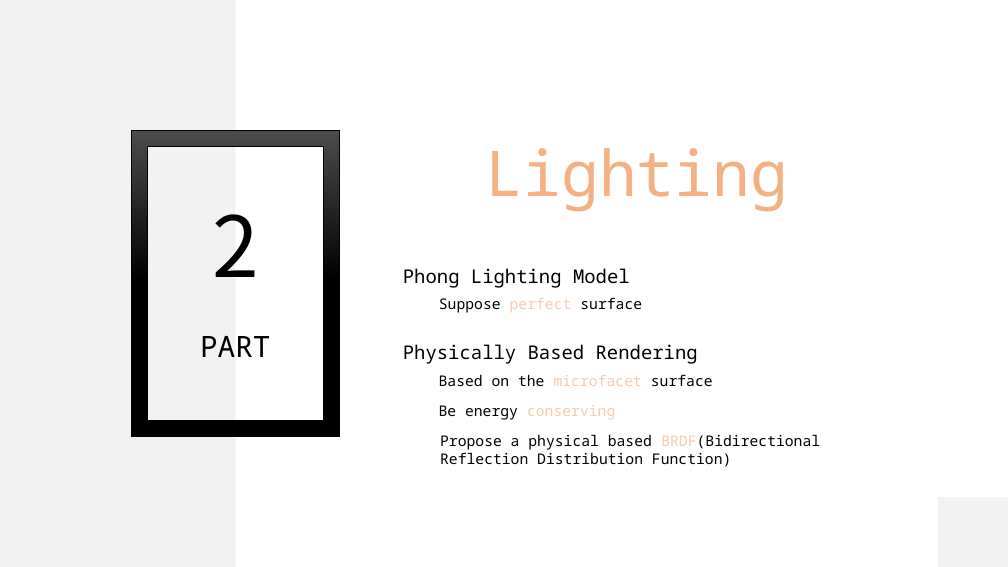
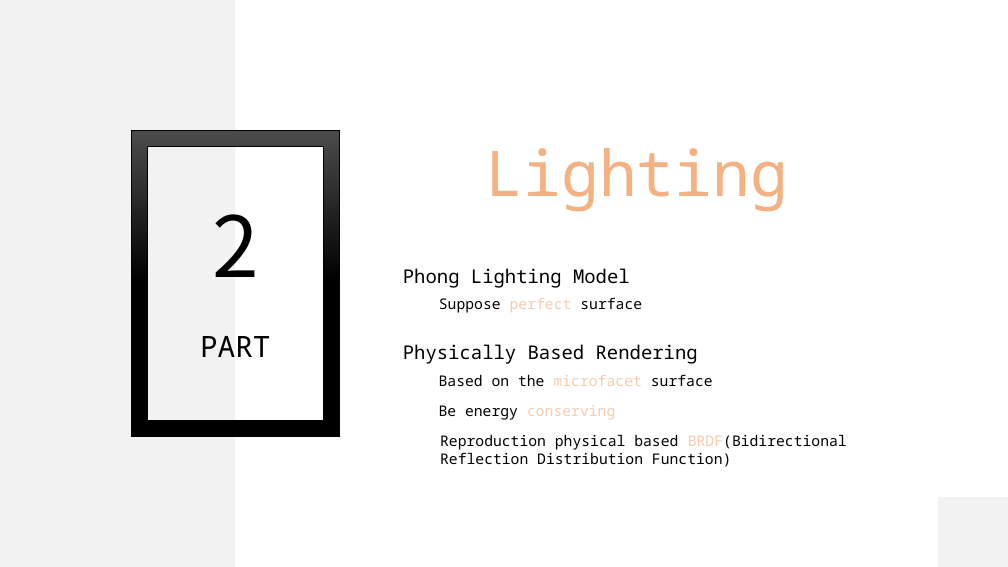
Before and after one commit to LJFYC007/Cosmos, a slide deck: slide 3 of Real-time rendering.pptx. Drawn at 1008x567 pixels with LibreOffice and Linux fonts; fonts in the diff are those of the drawing. Boxes give left, top, right and bottom in pixels: in the first picture for what was removed or moved away, otherwise in the second. Text is boxed around its words. In the diff, an @@ line names an element or a change of style, - is before the commit and + after.

```diff
--- a/Real-time rendering.pptx
+++ b/Real-time rendering.pptx
@@ text at (440, 434, 847, 467): text changed @@
-Propose a physical based BRDF(Bidirectional Reflection Distribution Function)
+Reproduction physical based BRDF(Bidirectional Reflection Distribution Function)
```
Also in this commit, not shown: 5 other slides changed, 3 slides added.
